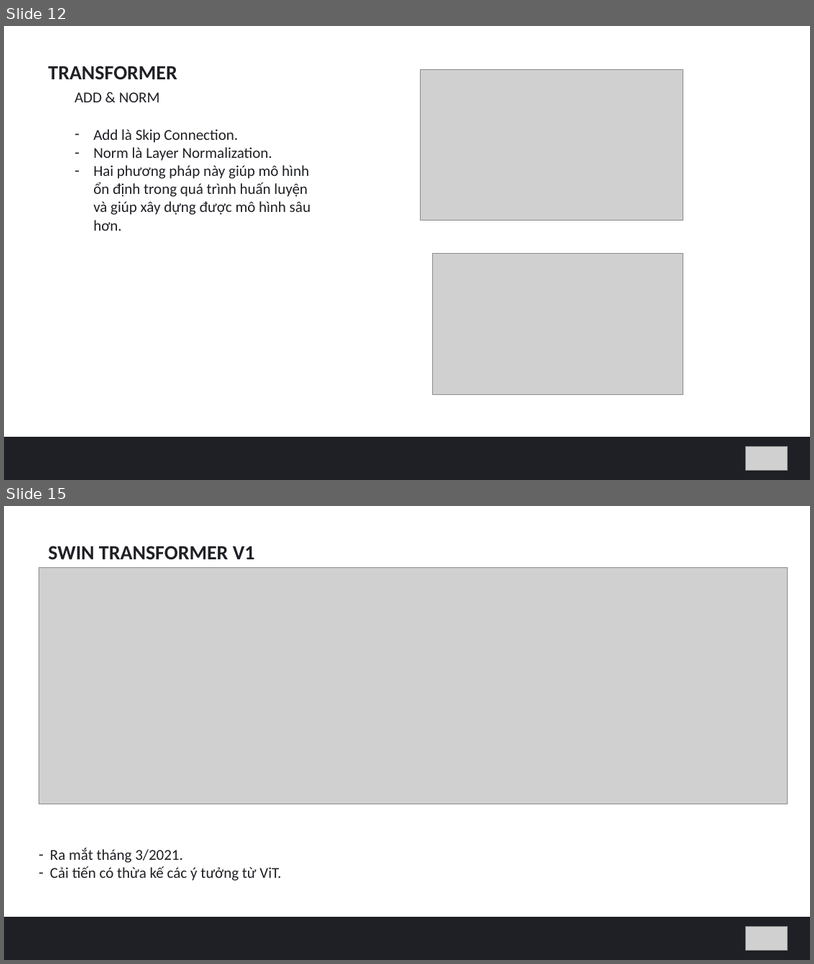
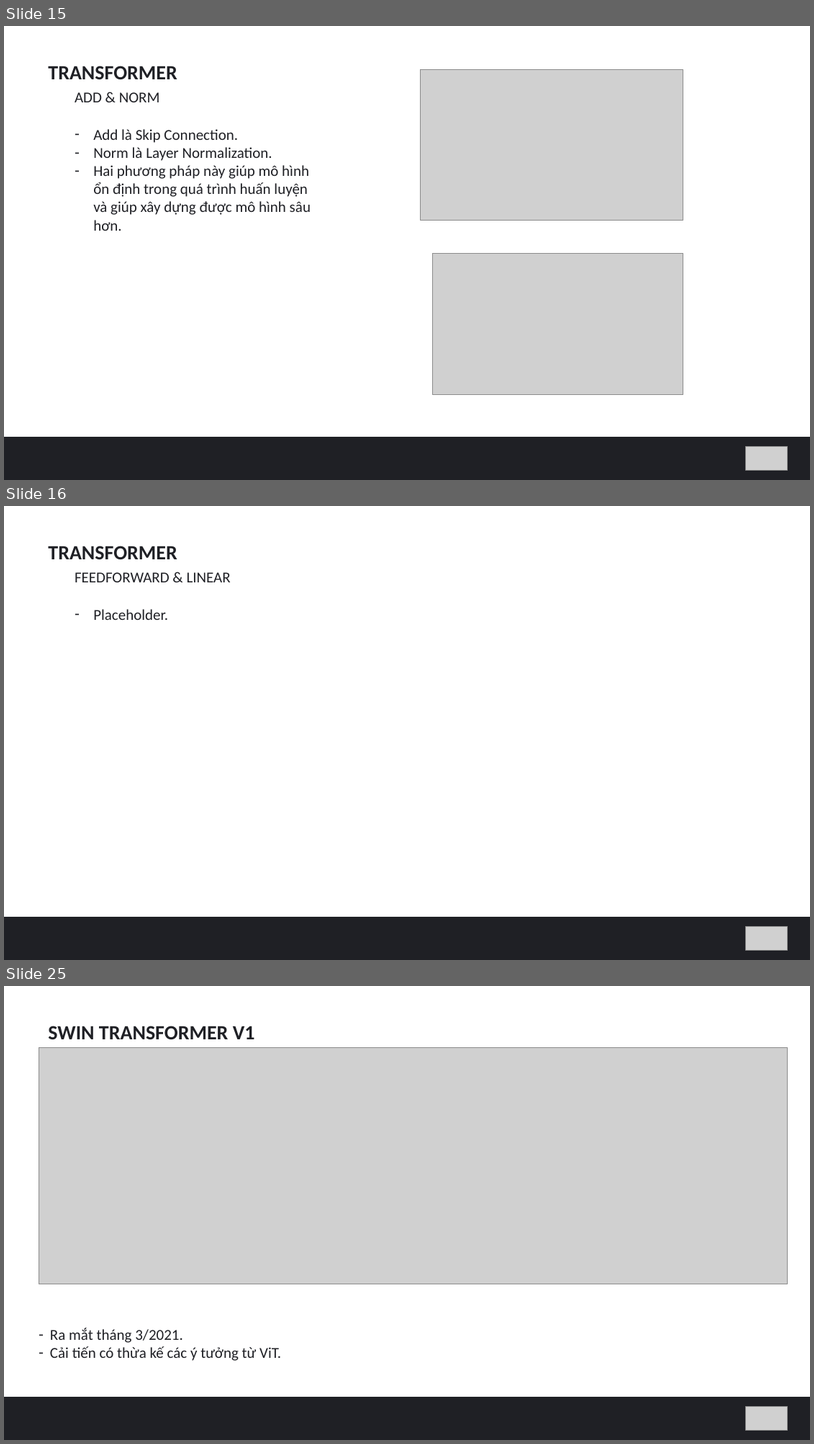
Before and after one commit to hungvm2/MoD_machine_learning, a slide deck: slide1.pptx. Shown one above the other, each under a label of ours: slides 12 and 15 before the commit, slides 15, 16 and 25 after it; the slides between them are not shown. The pictures are 814x964 and 814x1444 pixels, drawn with LibreOffice and Linux fonts; fonts in the diff are those of the drawing; grey boxes stand for pictures. Boxes give left, top, right and bottom in pixels: in the first picture for what was removed or moved away, otherwise in the second. Text is boxed around its words. In the diff, an @@ line names an element or a change of style, - is before the commit and + after.

```diff
--- a/slide1.pptx
+++ b/slide1.pptx
@@ slide 16 added at <box>4,506,810,960</box>, background #FFFFFF @@
@@ text added at <box>48,546,177,559</box>, 24 pt, text #1F2025, bold @@
+TRANSFORMER
@@ text added at <box>75,572,231,582</box>, 18 pt, text #1F2025 @@
+FEEDFORWARD & LINEAR
@@ text added at <box>93,609,168,620</box>, 18 pt, text #1F2025 @@
+– Placeholder.
@@ rectangle added at <box>4,917,810,960</box>, fill #1F2025 @@
@@ picture added at <box>746,926,788,950</box> @@
@@ what was slide 12 is now slide 15 @@
@@ what was slide 15 is now slide 25 @@
```
Also in this commit, not shown: 3 slides changed, 10 other slides added.
